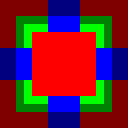
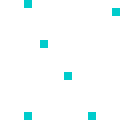
Two versions of the same layered image (128×128). Layer-by-layer changes:
added layer "MapItems" above "CliffTerrain_Centre.png" over [24, 0, 120, 120]
hid "CliffTerrain_Centre.png" over [0, 0, 128, 128]
